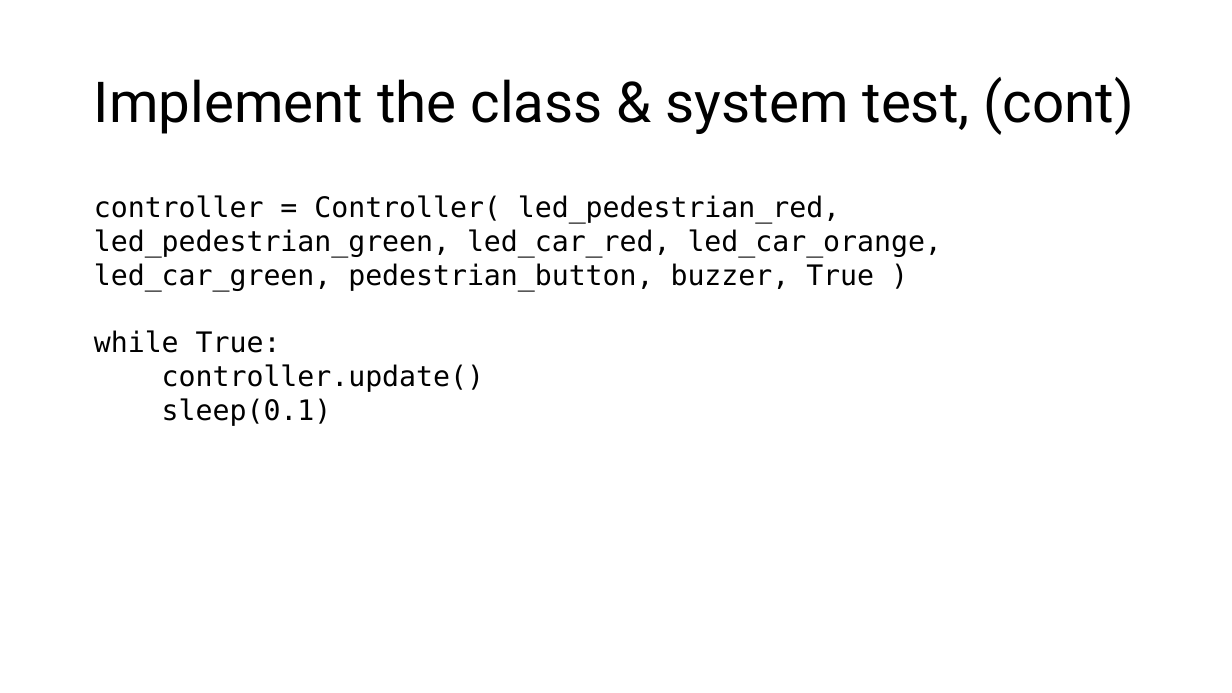
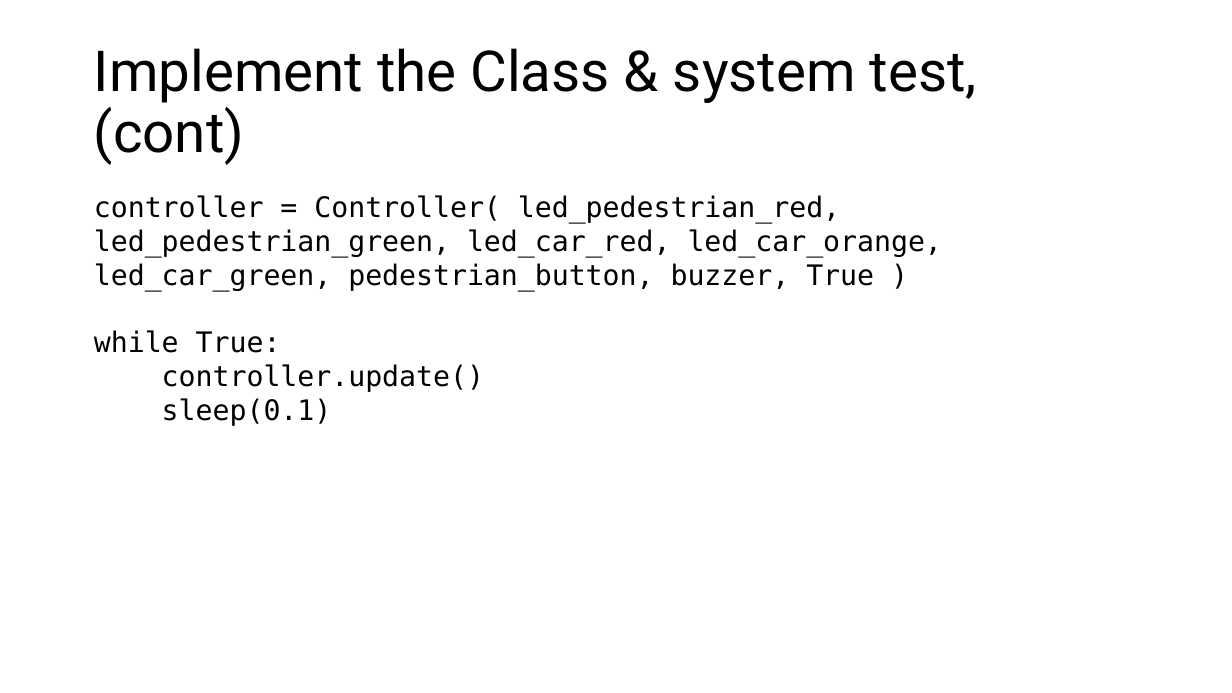
Before and after one commit to TempeHS/MicroPython_OOP_Pi_Pico_Mini_Project_Source, a slide deck: slide 14 of tutorials/presentations/Lecture7.pptx. Drawn at 1232x693 pixels with LibreOffice and Linux fonts; fonts in the diff are those of the drawing. Boxes give left, top, right and bottom in pixels: in the first picture for what was removed or moved away, otherwise in the second. Text is boxed around its words. In the diff, an @@ line names an element or a change of style, - is before the commit and + after.

```diff
--- a/tutorials/presentations/Lecture7.pptx
+++ b/tutorials/presentations/Lecture7.pptx
@@ title at (94, 48, 977, 165): text changed @@
-Implement the class & system test, (cont)
+Implement the Class & system test, (cont)
```
Also in this commit, not shown: 8 other slides changed, 52 other files.
